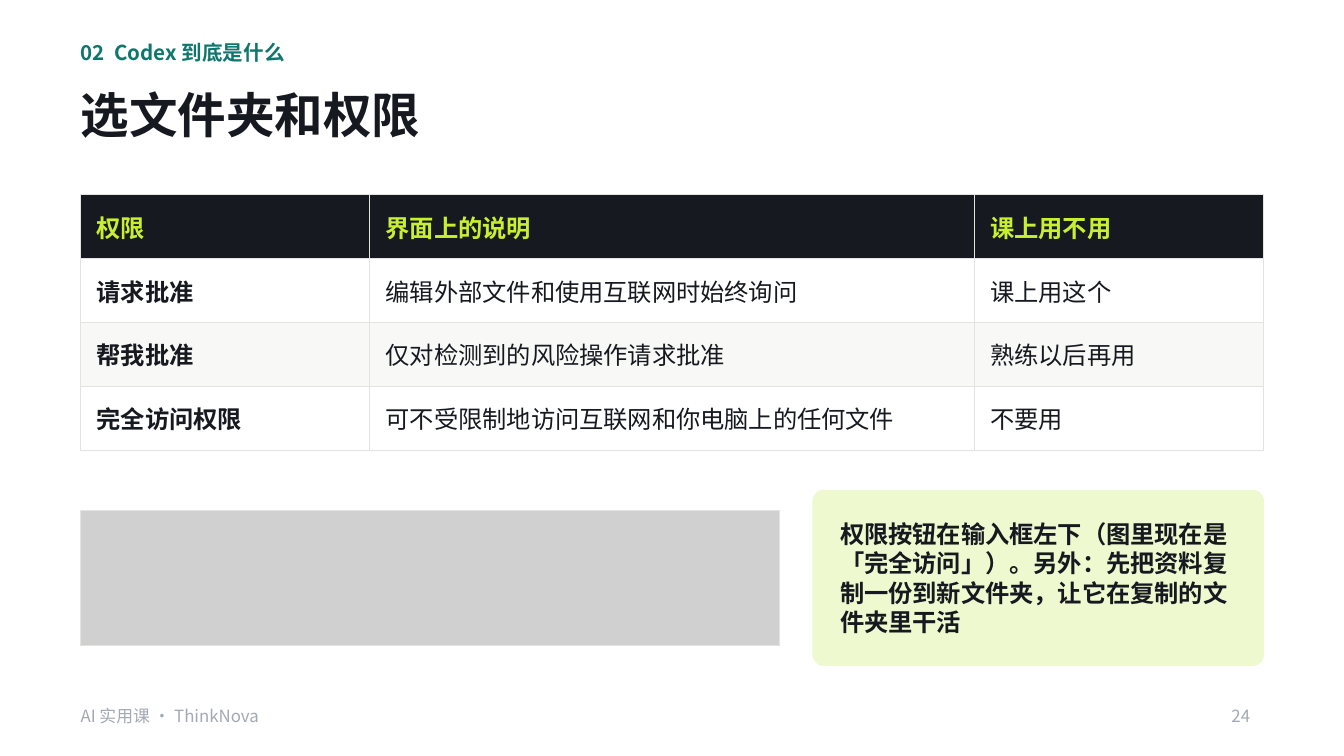
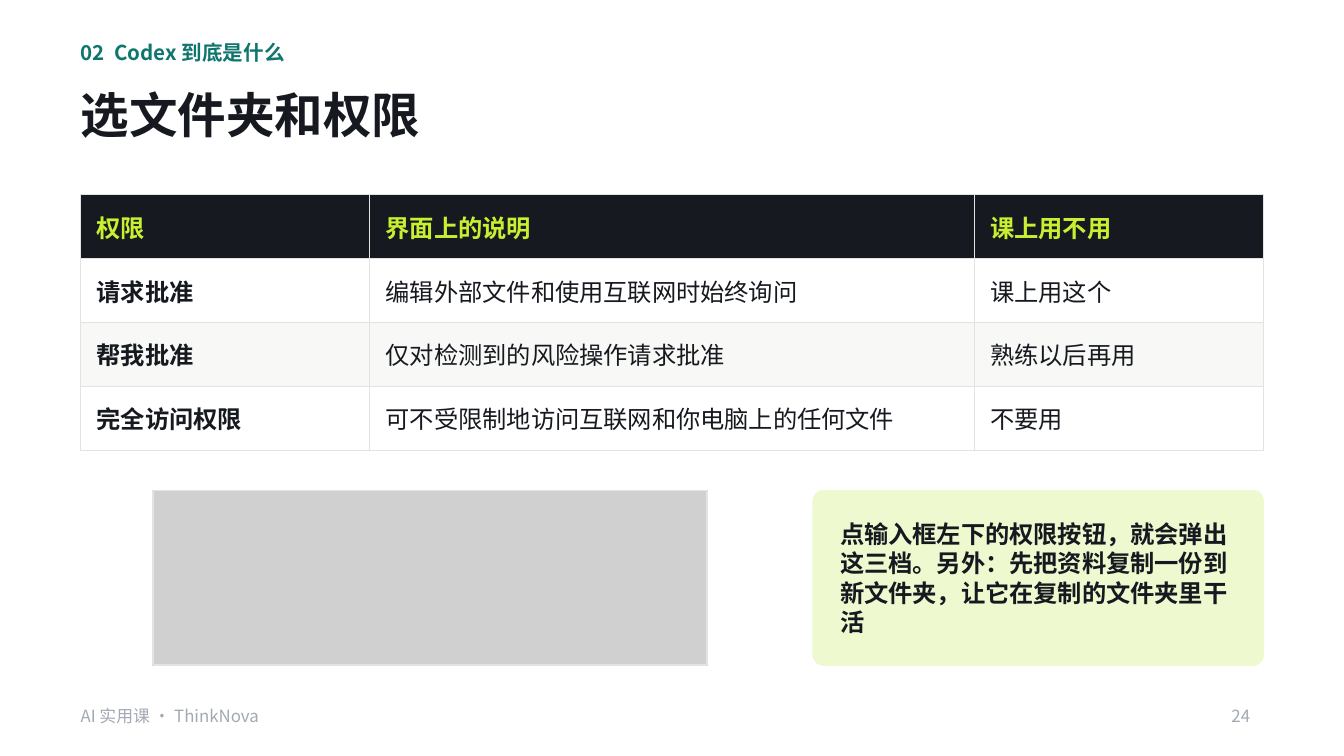
Before and after one commit to freyhuang-11/thinknova-memory, a slide deck: slide 24 of courses/小生意实用课/AI实用课_Codex提效.pptx. Drawn at 1344x756 pixels with LibreOffice and Linux fonts; fonts in the diff are those of the drawing; grey boxes stand for pictures. Boxes give left, top, right and bottom in pixels: in the first picture for what was removed or moved away, otherwise in the second. Text is boxed around its words. In the diff, an @@ line names an element or a change of style, - is before the commit and + after.

```diff
--- a/courses/小生意实用课/AI实用课_Codex提效.pptx
+++ b/courses/小生意实用课/AI实用课_Codex提效.pptx
@@ rectangle: place and size @@
-rectangle at [81,511,780,646]
+rectangle at [153,491,707,665]
@@ picture: place and size @@
-picture at [81,511,780,646]
+picture at [153,491,707,665]
@@ text at [840,522,1227,633]: text changed @@
-权限按钮在输入框左下（图里现在是「完全访问」）。另外：先把资料复制一份到新文件夹，让它在复制的文件夹里干活
+点输入框左下的权限按钮，就会弹出这三档。另外：先把资料复制一份到新文件夹，让它在复制的文件夹里干活
```
Also in this commit, not shown: 5 other slides changed, 6 other files.
